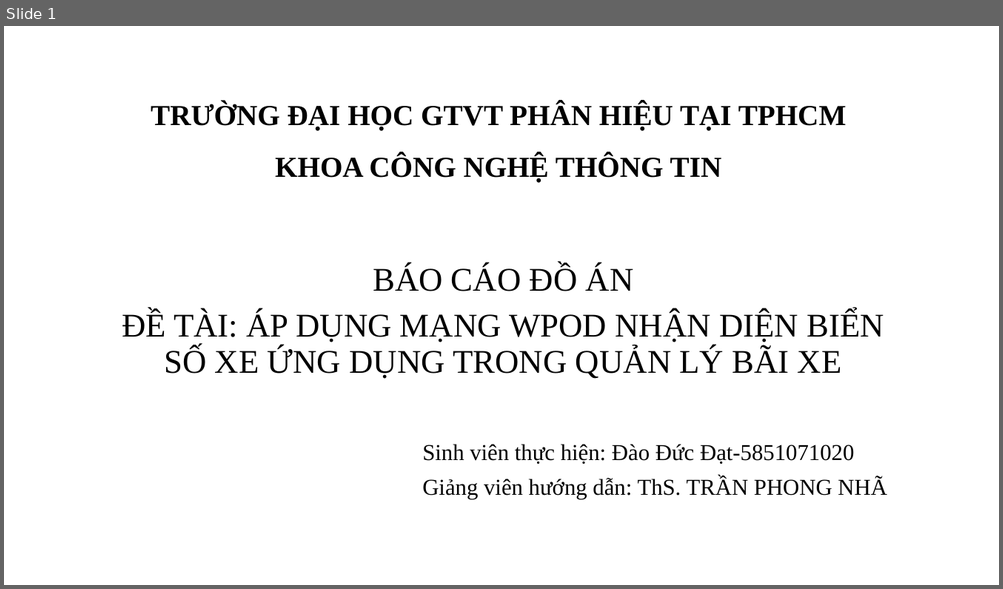
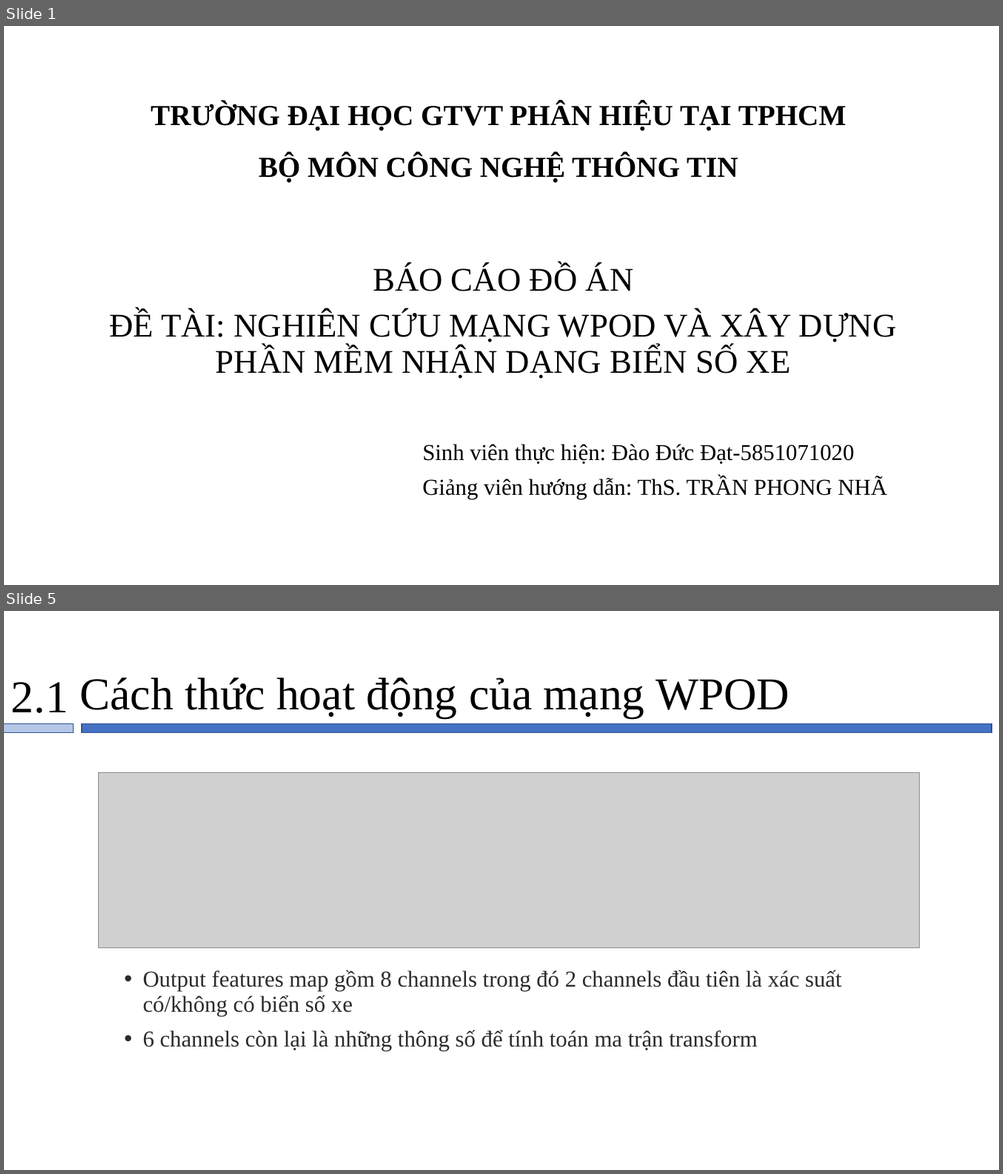
Before and after one commit to datdao999/graduation_project, a slide deck: thuyet_trinh_tot nghiep.pptx. Shown one above the other, each under a label of ours: slide 1 before the commit, slides 1 and 5 after it; the slides between them are not shown. The pictures are 1003x589 and 1003x1174 pixels, drawn with LibreOffice and Linux fonts; fonts in the diff are those of the drawing; grey boxes stand for pictures; background and template pictures are left out. Boxes give left, top, right and bottom in pixels: in the first picture for what was removed or moved away, otherwise in the second. Text is boxed around its words. In the diff, an @@ line names an element or a change of style, - is before the commit and + after.

```diff
--- a/thuyet_trinh_tot nghiep.pptx
+++ b/thuyet_trinh_tot nghiep.pptx
@@ slide 5 added at box(4, 611, 999, 1170), background #FFFFFF @@
@@ text added at box(11, 682, 68, 713), 44 pt, text #000000 @@
+2.1
@@ title added at box(79, 678, 789, 718), 44 pt, text #000000 @@
+Cách thức hoạt động của mạng WPOD
@@ rectangle added at box(4, 724, 74, 733), fill #B4C7E7, outline #325491 1 pt @@
@@ rectangle added at box(82, 724, 991, 733), fill #4472C4, outline #325491 1 pt @@
@@ picture added at box(99, 772, 919, 948) @@
@@ text added at box(143, 970, 842, 1051), 22 pt, text #292B2C @@
+• Output features map gồm 8 channels trong đó 2 channels đầu tiên là xác suất có/không có biển số xe
+• 6 channels còn lại là những thông số để tính toán ma trận transform
@@ slide 1 changed as well @@
@@ title at box(151, 102, 846, 183): text changed @@
-TRƯỜNG ĐẠI HỌC GTVT PHÂN HIỆU TẠI TPHCM
-KHOA CÔNG NGHỆ THÔNG TIN
+TRƯỜNG ĐẠI HỌC GTVT PHÂN HIỆU TẠI TPHCM
+BỘ MÔN CÔNG NGHỆ THÔNG TIN
@@ text at box(109, 312, 896, 379): text changed @@
-ĐỀ TÀI: ÁP DỤNG MẠNG WPOD NHẬN DIỆN BIỂN SỐ XE ỨNG DỤNG TRONG QUẢN LÝ BÃI XE
+ĐỀ TÀI: NGHIÊN CỨU MẠNG WPOD VÀ XÂY DỰNG PHẦN MỀM NHẬN DẠNG BIỂN SỐ XE
```
Also in this commit, not shown: 5 other slides changed, 11 other slides added, 20 slides removed, 8 other files.
